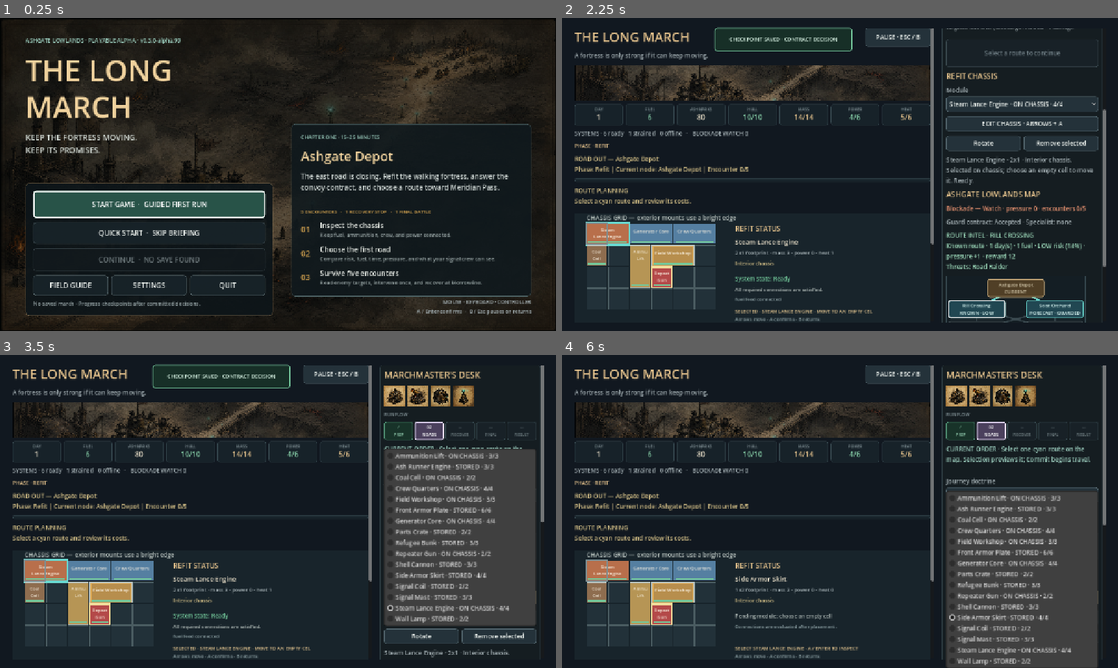
Above: before the commit, frames 1-4 (two rows, left to right).
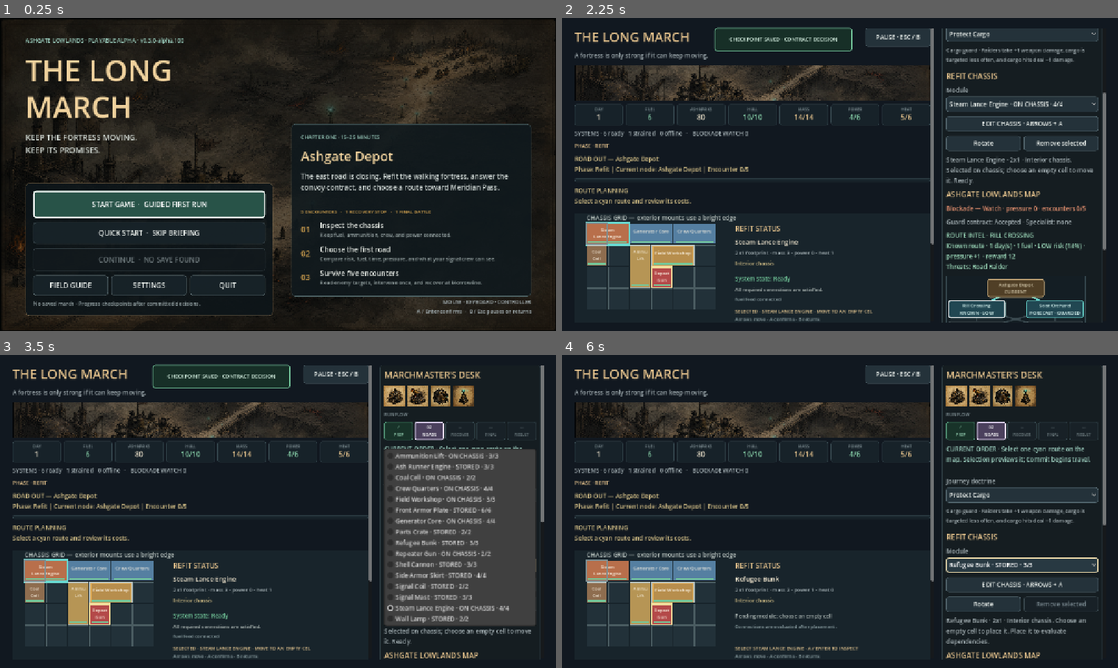
Above: after the commit, the same moments.

Repository: raphaelroshan/the-long-march
Game: Godot game, scene res://scenes/App.tscn
Two runs of this game, one before a commit and one after it. Both use one fixed random seed, a clock stepped at 60 frames per second and the inputs below.
Inputs (mouse positions are in pixels of both pictures, inside the frame that each line leads up to):
- Up to frame 1 (0.25 s): no input
- Up to frame 2 (2.25 s): click "START GAME · GUIDED FIRST RUN" at 0.5 s; click "SKIP BRIEFING" at 1.25 s; click "Guard the convoy" at 2 s
- Up to frame 3 (3.5 s): click "Steam Lance Engine · ON CHASS…" at 2.75 s
- Up to frame 4 (6 s): click "Protect Cargo" at 3.5 s; click "Field Workshop · ON CHASSIS ·…" at 4.25 s; click "EDIT CHASSIS · ARROWS + A" at 5 s; click (1023, 596) at 5.75 s, where only the run before the commit has a clickable "Side Armor Skirt · STORED · 4…"

The runs differ from the first frame. In frame 1, less than 0.1% of the frame differs, in the area x 31-33%, y 6-8%; in frame 2, 1.5%; in frame 3, 1.5%; in frame 4, 14%, in the area x 31-97%, y 43-100%.

Commit message:
Keep route commitment beside the map

Diff:
--- a/project.godot
+++ b/project.godot
@@ -4,7 +4,7 @@
 
 [application]
 config/name="The Long March"
-config/version="0.3.0-alpha.99"
+config/version="0.3.0-alpha.100"
 run/main_scene="res://scenes/App.tscn"
 config/features=PackedStringArray("4.4", "GL Compatibility")
 
--- a/src/ui/main.gd
+++ b/src/ui/main.gd
@@ -623,8 +623,6 @@
 	campaign_node_buttons = campaign_map.node_buttons
 	campaign_commit_button = campaign_map.commit_button
 	campaign_map.remove_child(campaign_commit_button)
-	controls.add_child(campaign_commit_button)
-	controls.move_child(campaign_commit_button, doctrine_detail_label.get_index() + 1)
 
 	campaign_event_title = Label.new()
 	campaign_event_title.add_theme_font_size_override("font_size", 17)
@@ -647,6 +645,7 @@
 	recruit_iven_button.pressed.connect(_on_recruit_iven_pressed)
 	controls.add_child(recruit_iven_button)
 	controls.add_child(campaign_map)
+	controls.add_child(campaign_commit_button)
 
 	route_option = OptionButton.new()
 	for route_id in LongMarchState.ROUTES.keys():
@@ -1249,6 +1248,7 @@
 	_set_event("Route selected: %s. Review its costs and forecast, then commit when ready." % String(preview.get("name", node_id)))
 	_refresh_ui()
 	_focus_control(campaign_commit_button)
+	_show_selected_route_preview(node_id)
 
 func _on_campaign_node_inspected(node_id: String, detail: String) -> void:
 	if not campaign_map.visible:
@@ -1259,6 +1259,12 @@
 func _set_route_preview(text: String, tone: String = "neutral") -> void:
 	route_preview_label.text = text
 	route_preview_label.add_theme_color_override("font_color", ROUTE_INTEL_COLORS.get(tone, ROUTE_INTEL_COLORS.neutral))
+
+func _show_selected_route_preview(node_id: String) -> void:
+	var block_reason := _campaign_departure_block_reason(node_id)
+	var selected_detail := campaign_map.detail_for(node_id)
+	var node_name := String(LongMarchState.CAMPAIGN_NODES.get(node_id, {}).get("name", node_id)).to_upper()
+	_set_route_preview("ROUTE READY · %s\n%s%s" % [node_name, selected_detail, " Departure blocked: %s." % block_reason if not block_reason.is_empty() else ""], "danger" if not block_reason.is_empty() else campaign_map.intel_tone_for(node_id))
 
 func _on_campaign_route_committed(node_id: String) -> void:
 	if node_id.is_empty() or node_id != selected_campaign_node_id:
@@ -1873,9 +1879,7 @@
 		elif state.guard_contract_status == "offered":
 			_set_route_preview("The first map branches are visible after the Ashgate contract is answered.")
 		elif not selected_campaign_node_id.is_empty():
-			var block_reason := _campaign_departure_block_reason(selected_campaign_node_id)
-			var selected_detail := campaign_map.detail_for(selected_campaign_node_id)
-			_set_route_preview("ROUTE READY · %s\n%s%s" % [String(LongMarchState.CAMPAIGN_NODES.get(selected_campaign_node_id, {}).get("name", selected_campaign_node_id)).to_upper(), selected_detail, " Departure blocked: %s." % block_reason if not block_reason.is_empty() else ""], "danger" if not block_reason.is_empty() else campaign_map.intel_tone_for(selected_campaign_node_id))
+			_show_selected_route_preview(selected_campaign_node_id)
 		else:
 			_set_route_preview("Select a forward node to review it. Signal readiness and Iven Pell improve how much each route reveals.")
 	elif state.phase == "refit":
--- a/tests/test_prototype_flow.gd
+++ b/tests/test_prototype_flow.gd
@@ -34,7 +34,7 @@
 			_expect(game.guidance_label.text.begins_with("ROUTE READY"), "selecting a route should update the current objective before commitment")
 			_expect(not game.campaign_map.commit_button.disabled, "selected route should enable the commit control: " + node_id)
 			_expect(game.campaign_map.commit_button.has_focus(), "route selection should move keyboard or controller focus to confirmation")
-			_expect(game.right_scroll.get_global_rect().encloses(game.guidance_label.get_global_rect()), "route confirmation should keep its current objective visible when both fit")
+			_expect(game.right_scroll.get_global_rect().encloses(game.route_preview_label.get_global_rect()) and game.right_scroll.get_global_rect().encloses(game.campaign_map.get_global_rect()), "route confirmation should keep its intel and map visible with the adjacent Commit action")
 			game.campaign_map.commit_button.pressed.emit()
 			await process_frame
 			return
@@ -168,6 +168,7 @@
 	await process_frame
 	_expect(game.focus_chassis_button.has_focus(), "B or Escape should return chassis focus to the visible desk action")
 	_expect(game.campaign_map.visible and game.campaign_node_buttons.size() == 9, "the campaign should render the full authored node graph")
+	_expect(game.campaign_commit_button.get_parent() == game.campaign_map.get_parent() and game.campaign_commit_button.get_index() == game.campaign_map.get_index() + 1, "route commitment should remain directly below the map it confirms")
 	_expect(game.campaign_map.status_for("ashgate_depot") == "current", "the map should mark Ashgate as the current node")
 	_expect(game.campaign_map.status_for("rill_crossing") == "blocked" and game.campaign_map.status_for("soot_orchard") == "blocked", "the opening roads should visibly wait for the contract decision")
 	game.contract_accept_button.pressed.emit()
@@ -191,6 +192,7 @@
 	await process_frame
 	_expect(game.doctrine_detail_label.text.begins_with("OVERHEAT WARNING") and game.campaign_map.commit_button.text.contains("HEAT 7/6"), "an overheating doctrine should expose predicted heat in the route commitment")
 	_expect(game.encounter_label.text.contains("Rill Crossing selected"), "the route-review status should name the road being considered")
+	_expect(game.route_preview_label.text.contains("ROUTE READY · RILL CROSSING") and not game.route_preview_label.text.contains("SOOT ORCHARD"), "route selection should replace stale focus intel with the road being committed")
 	var route_cancel := InputEventJoypadButton.new()
 	route_cancel.button_index = JOY_BUTTON_B
 	route_cancel.pressed = true
Not shown, changed: export_presets.cfg
Not shown, changed: docs/decision_log.md
